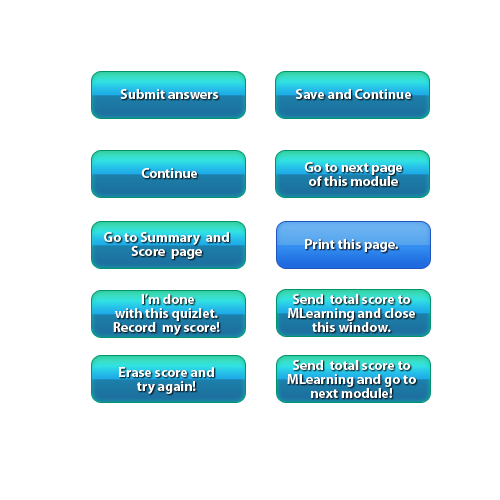
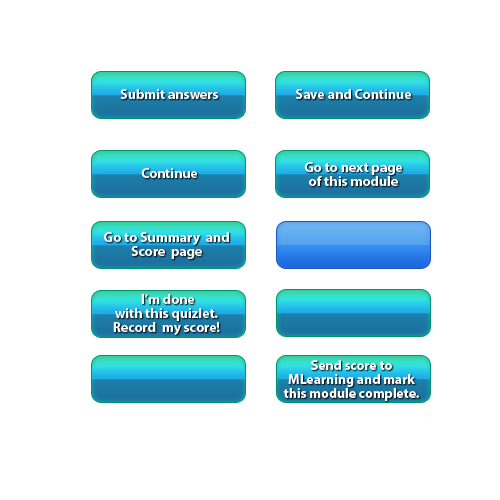
Before/after of a 500px x 500px layered artwork. What changed in the layer stack:
hid "Print this page." over box(305, 239, 398, 252)
hid "Send total score to MLearning and close this window." over box(288, 294, 415, 332)
renamed "Send total score to MLearning and go to next module!" to "Send score to MLearning and mark this module complete.", painted on it over box(283, 360, 419, 401)
hid "Erase score and try again!" over box(119, 367, 214, 394)
